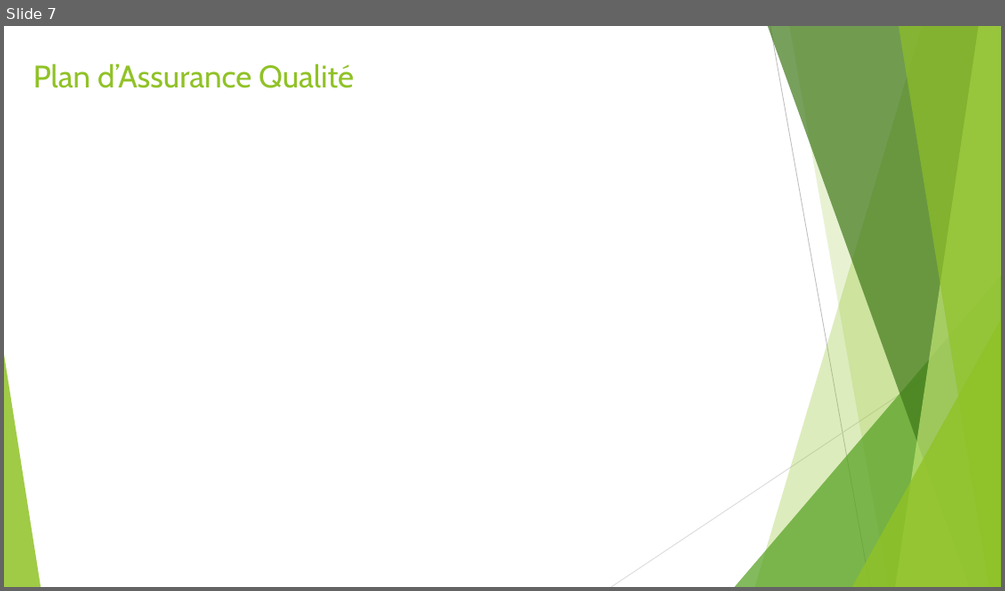
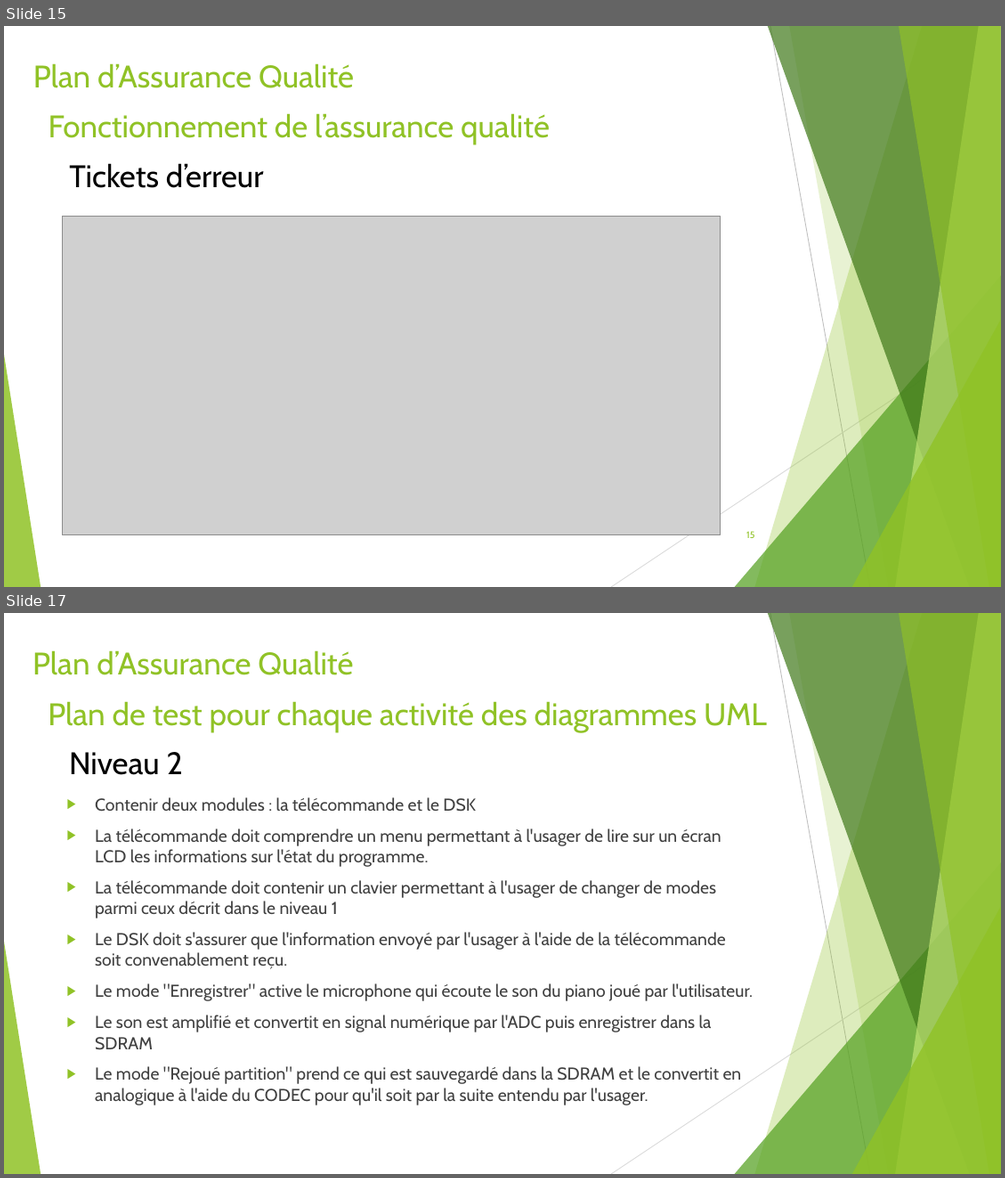
Before and after one commit to gab4321/ProjetS5, a slide deck: Gestion/L1 Présentation.pptx. Shown one above the other, each under a label of ours: slide 7 before the commit, slides 15 and 17 after it; the slides between them are not shown. The pictures are 1005x591 and 1005x1178 pixels, drawn with LibreOffice and Linux fonts; fonts in the diff are those of the drawing; grey boxes stand for pictures. Boxes give left, top, right and bottom in pixels: in the first picture for what was removed or moved away, otherwise in the second. Text is boxed around its words. In the diff, an @@ line names an element or a change of style, - is before the commit and + after.

```diff
--- a/Gestion/L1 Présentation.pptx
+++ b/Gestion/L1 Présentation.pptx
@@ slide 17 added at (x1=4, y1=613, x2=1001, y2=1174), background #FFFFFF; not listed: 10 template elements that a slide beside it also shows @@
@@ text added at (x1=32, y1=650, x2=353, y2=675), 30 pt, text #90C226 @@
+Plan d’Assurance Qualité
@@ text added at (x1=48, y1=701, x2=767, y2=733), 30 pt, text #90C226 @@
+Plan de test pour chaque activité des diagrammes UML
@@ text added at (x1=69, y1=752, x2=183, y2=775), 30 pt, text #000000 @@
+Niveau 2
@@ text added at (x1=95, y1=797, x2=752, y2=1105), 16.6 pt, text #404040 @@
+▶ Contenir deux modules : la télécommande et le DSK
+▶ La télécommande doit comprendre un menu permettant à l'usager de lire sur un écran LCD les informations sur l'état du programme.
+▶ La télécommande doit contenir un clavier permettant à l'usager de changer de modes parmi ceux décrit dans le niveau 1
+▶ Le DSK doit s'assurer que l'information envoyé par l'usager à l'aide de la télécommande soit convenablement reçu.
+▶ Le mode "Enregistrer" active le microphone qui écoute le son du piano joué par l'utilisateur.
+▶ Le son est amplifié et convertit en signal numérique par l'ADC puis enregistrer dans la SDRAM
+▶ Le mode "Rejoué partition" prend ce qui est sauvegardé dans la SDRAM et le convertit en analogique à l'aide du CODEC pour qu'il soit par la suite entendu par l'usager.
@@ what was slide 7 is now slide 15 @@
@@ slide 15 changed as well @@
@@ text added at (x1=48, y1=113, x2=550, y2=145), 30 pt, text #90C226 @@
+Fonctionnement de l’assurance qualité
@@ text added at (x1=69, y1=163, x2=264, y2=188), 30 pt, text #000000 @@
+Tickets d’erreur
@@ picture added at (x1=62, y1=216, x2=720, y2=535) @@
@@ page number added at (x1=746, y1=531, x2=754, y2=538), 9 pt, text #90C226 @@
+15
```
Also in this commit, not shown: 9 other slides changed, 13 other slides added, 1 slide removed, 1 other file.
